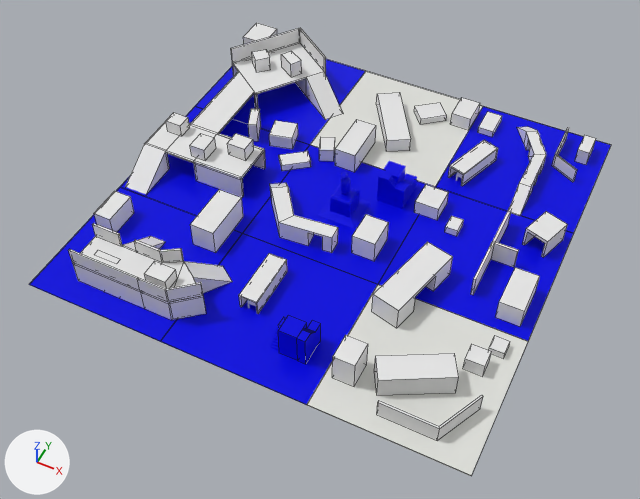
Before and after pictures for a commit that changed the Blender file Assets/Maps/Raw/map2.blend.
Rendered twice from a 50 mm camera at (53.8, -117.5, 131.9) aimed at (-0.2, -9.4, -3.2). Lighting does not change. The marker at lower left points along +X, +Y and +Z. Mesh edges are drawn as thin lines on the coarser meshes.

In view in the first picture: 'Area1', 'Area1.001', 'Area1.002', 'Area1.003', 'Area1.004', 'Area1.005', 'Area1.006', 'Area1.007', 'Area1.008', 'Куб.020', 'Куб.022', 'Куб.030', 'Куб.031', 'Куб.048', 'Куб.049'.
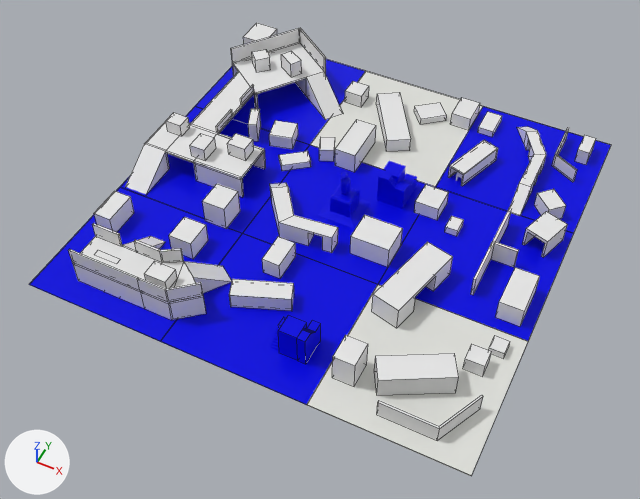
Commit message: fix map

What changed in the scene script:
```text
Change me_куб_023:
    used by ob_куб_031; location = (-26.7, 35.1, 2.6); rotation_euler = (0.0, 0.0, -0.633), in degrees (0, 0, -36)
    remove me_куб_023.from_pydata(...)  # 105 vertices, 97 faces; spans x -7.3..29.7, y -50.5..2.7, z -2.8..6.9
    add me_куб_023.from_pydata(...)  # 119 vertices, 108 faces; spans x -7.3..29.7, y -50.5..2.7, z -2.8..6.9
    me_куб_023 part 1
    4 faces are deleted
    6 vertices are added at (14.2, -28.2, 3.0), (4.7, -15.2, 3.0), (8.3, -19.5, 3.0), (8.0, -19.7, 3.0), (10.7, -22.8, 3.0), (10.4, -23.1, 3.0)
    8 new vertices lie (0.0, 0.0, 1.8) away from vertices in x 4.7..14.5, y -28.2..-15.2, z 3.0
    15 new faces join them
Add me_куб_045:
    me_куб_045.from_pydata(...)  # a box spanning x -1.89..1.89, y -1.93..1.93, z -1.95..1.95
Add me_куб_043:
    me_куб_043.from_pydata(...)  # a box spanning x -2.61..2.61, y -5.32..5.7, z -2.86..2.86
Add me_куб_040:
    me_куб_040.from_pydata(...)  # a box spanning x -2.1..2.1, y -2.36..2.36, z -1.22..1.22
Add me_куб_011:
    me_куб_011.from_pydata(...)  # a box spanning x -1.9..1.9, y -2.54..2.54, z -1.81..1.81
Change ob_куб_048:
    ob_куб_048.location: (-19.7, -16.4, 2.9) -> (-21.0, -12.6, 2.9)
    ob_куб_048.scale: (1.0, 1.0, 1.0) -> (0.964, 0.511, 1.0)
Change ob_куб_030:
    ob_куб_030.location: (-4.0, -25.7, 1.7) -> (-2.9, -28.4, 1.7)
    ob_куб_030.rotation_euler: (0.0, 0.0, 1.571) -> (0.0, 0.0, 0.377)  # degrees (0, 0, 90) -> degrees (0, 0, 22)
Change ob_куб_029:
    remove ob_куб_029.hide_set(True)
    ob_куб_029.location: (-4.0, -25.7, 1.7) -> (-2.9, -28.4, 1.7)
    ob_куб_029.rotation_euler: (0.0, 0.0, 1.571) -> (0.0, 0.0, 0.377)  # degrees (0, 0, 90) -> degrees (0, 0, 22)
Change ob_куб_022:
    ob_куб_022.location: (9.5, -6.7, 2.5) -> (10.9, -6.9, 2.5)
    ob_куб_022.scale: (1.0, 1.0, 1.0) -> (1.67, 1.0, 1.0)
Add ob_куб_056:
    ob_куб_056 = bpy.data.objects.new('Куб.056', me_куб_045)
    ob_куб_056.location = (-4.3, -18.9, 1.9)
    ob_куб_056.scale = (1.0, 1.69, 1.0)
Add ob_куб_055:
    ob_куб_055 = bpy.data.objects.new('Куб.055', me_куб_043)
    ob_куб_055.location = (-22.6, -22.7, 2.2)
    ob_куб_055.scale = (0.964, 0.511, 0.788)
Add ob_куб_054:
    ob_куб_054 = bpy.data.objects.new('Куб.054', me_куб_040)
    ob_куб_054.location = (-12.3, 34.2, 1.6)
    ob_куб_054.scale = (1.0, 0.9, 1.31)
Add ob_куб_017:
    ob_куб_017 = bpy.data.objects.new('Куб.017', me_куб_011)
    ob_куб_017.location = (38.6, 18.6, 1.8)
    ob_куб_017.rotation_euler = (0.0, 0.0, 0.789)  # degrees (0, 0, 45)
```

What differs and where, as boxes [x1, y1, x2, y2] in the pictures (640 x 499 px):
'Куб.030', moved, turned, reshaped: before [239, 253, 287, 314]; after [229, 279, 294, 311]
'Куб.048', moved, rescaled (30% narrower, 29% shorter): before [190, 189, 243, 253]; after [203, 184, 240, 229]
'Куб.022', moved, rescaled (42% wider, 10% taller): before [352, 214, 389, 261]; after [350, 215, 403, 267]
'Куб.055', added: after [169, 217, 208, 259]
'Куб.056', added: after [262, 237, 296, 278]
'Куб.017', added: after [534, 189, 566, 219]
'Куб.054', added: after [345, 81, 369, 107]
'Куб.029', shown: after [292, 286, 294, 307]
part 1 of me_куб_023, built on: [190, 43, 324, 134] in both
